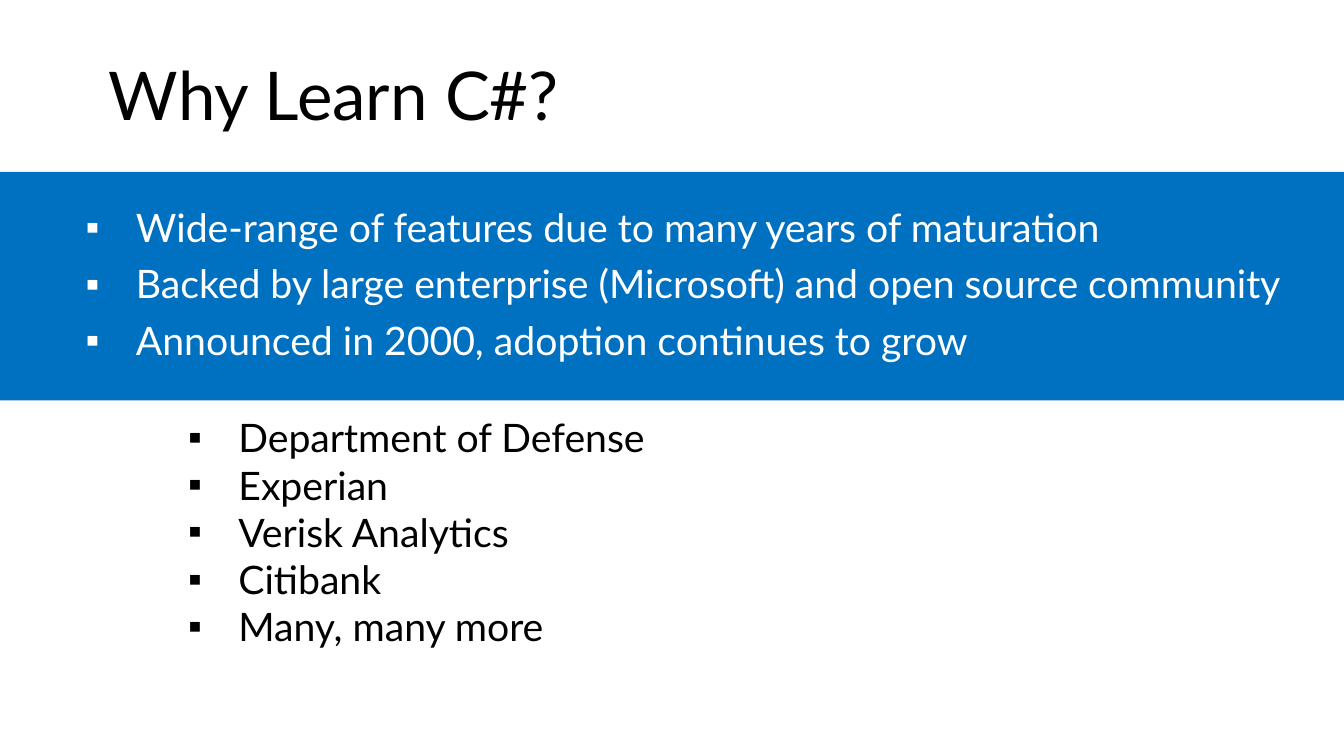
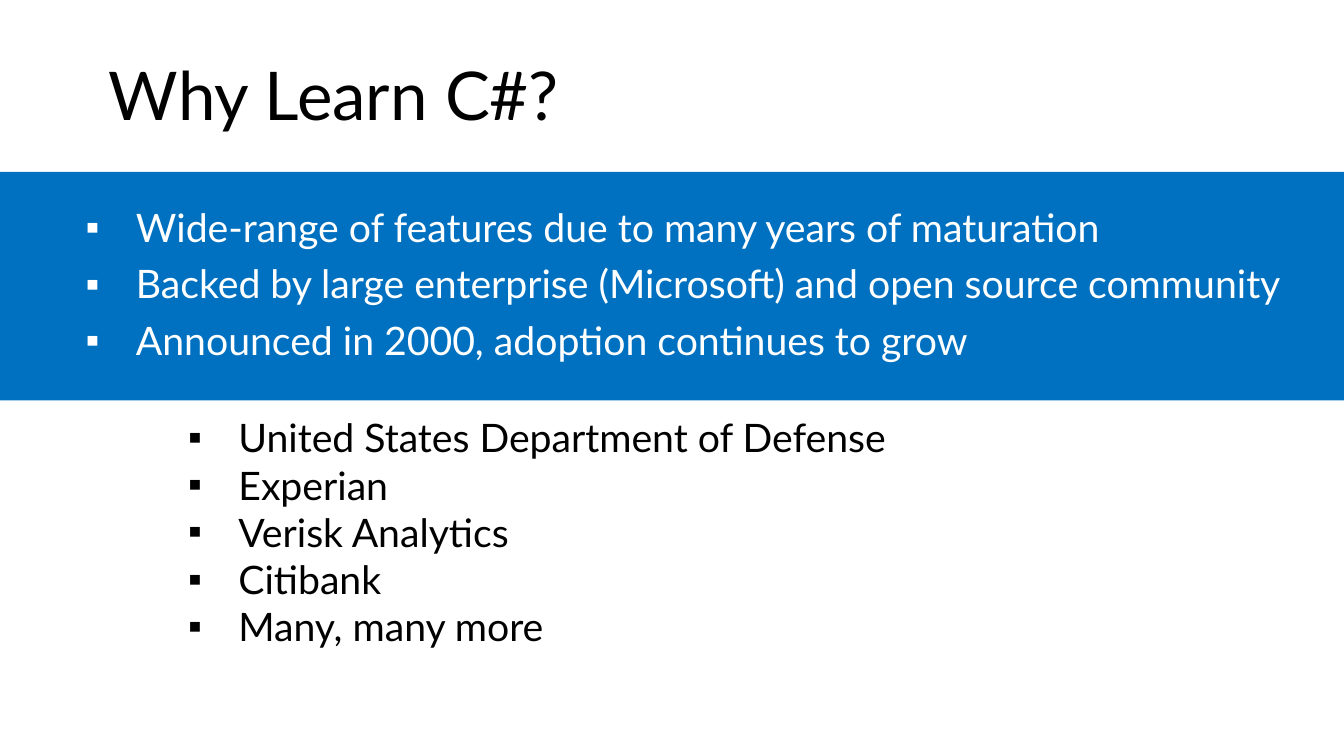
Before and after one commit to microsoft/AcademicContent, a slide deck: slide 5 of Complimentary Course Content/Module3/Lessons/Module3_Lesson03 C# Fundamentals.pptx. Drawn at 1344x756 pixels with LibreOffice and Linux fonts; fonts in the diff are those of the drawing. Boxes give left, top, right and bottom in pixels: in the first picture for what was removed or moved away, otherwise in the second. Text is boxed around its words. In the diff, an @@ line names an element or a change of style, - is before the commit and + after.

```diff
--- a/Complimentary Course Content/Module3/Lessons/Module3_Lesson03 C# Fundamentals.pptx
+++ b/Complimentary Course Content/Module3/Lessons/Module3_Lesson03 C# Fundamentals.pptx
@@ text at [238, 423, 886, 459]: text changed @@
-  ▪ Department of Defense
+  ▪ United States Department of Defense
```
Also in this commit, not shown: 2 other slides changed, 3 slides removed, 9 other files.
